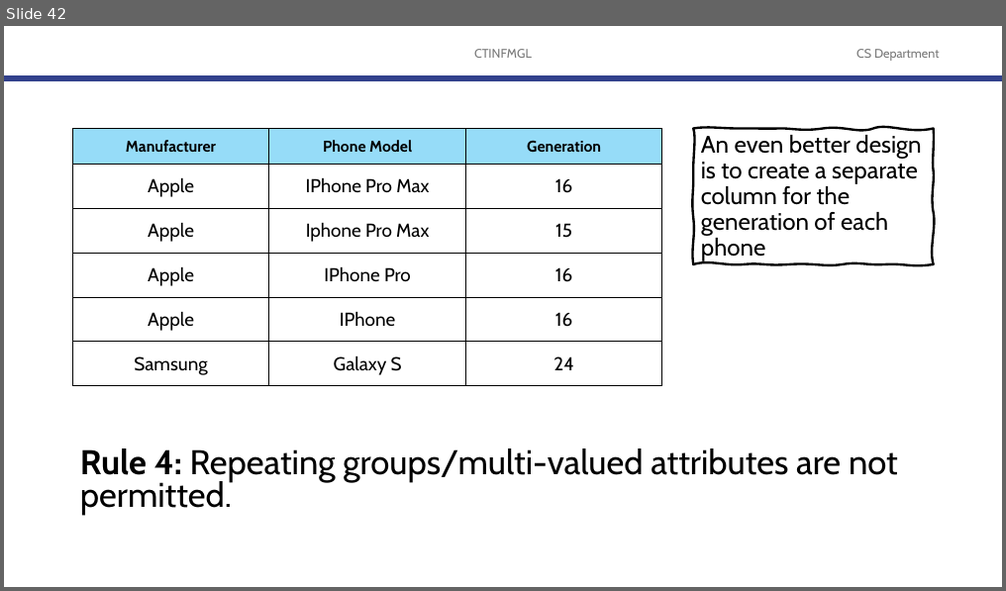
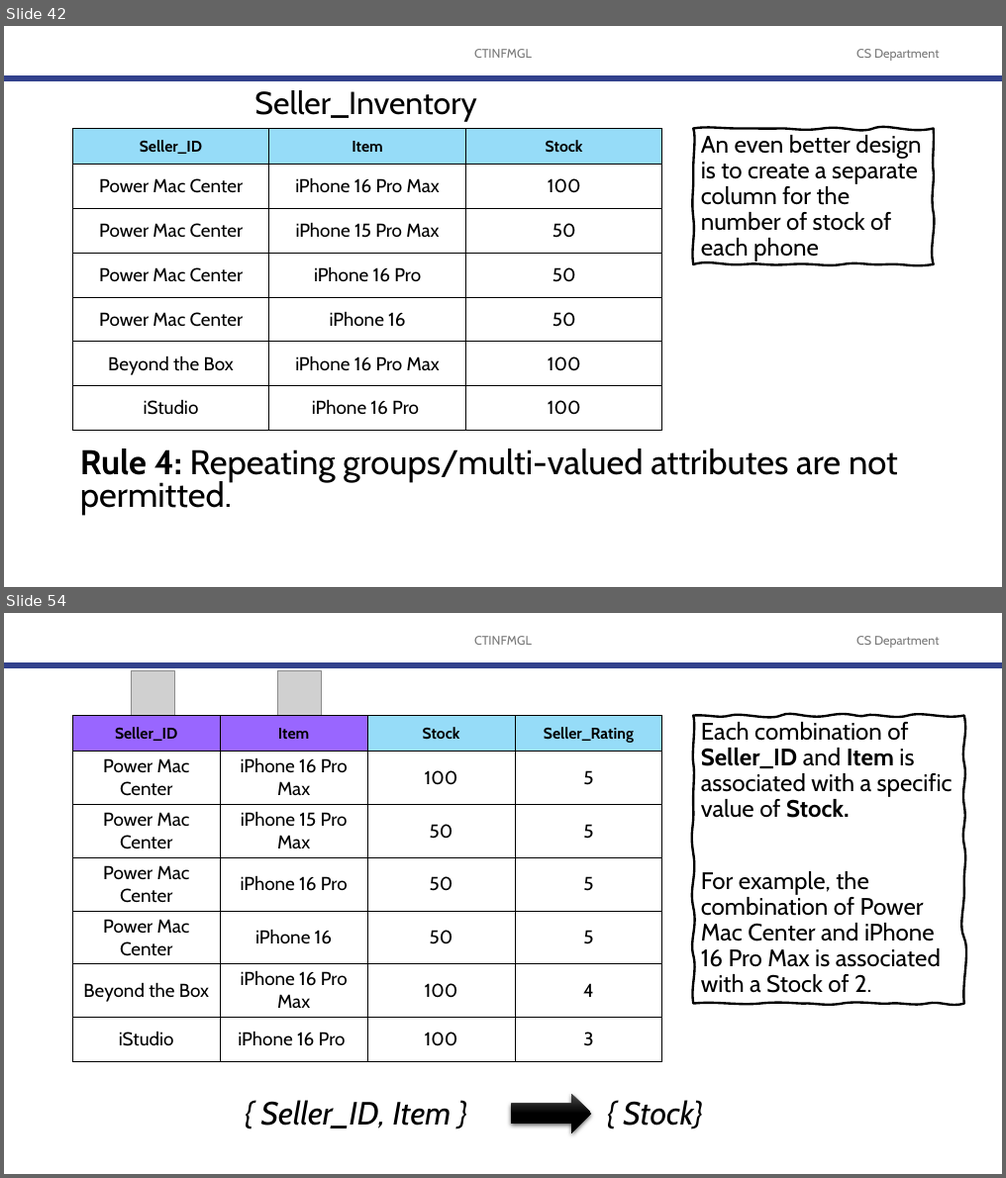
Before and after one commit to robitussin/CTINFMGL, a slide deck: 06 - Normalization of Database Tables/Database Normalization.pptx. Shown one above the other, each under a label of ours: slide 42 before the commit, slides 42 and 54 after it; the slides between them are not shown. The pictures are 1006x591 and 1006x1178 pixels, drawn with LibreOffice and Linux fonts; fonts in the diff are those of the drawing; grey boxes stand for pictures; background and template pictures are left out. Boxes give left, top, right and bottom in pixels: in the first picture for what was removed or moved away, otherwise in the second. Text is boxed around its words. In the diff, an @@ line names an element or a change of style, - is before the commit and + after.

```diff
--- a/06 - Normalization of Database Tables/Database Normalization.pptx
+++ b/06 - Normalization of Database Tables/Database Normalization.pptx
@@ slide 54 added at (4,613,1002,1174), background #FFFFFF; not listed: 3 template elements that a slide beside it also shows @@
@@ picture added at (131,671,174,716) @@
@@ picture added at (277,671,322,716) @@
@@ table added at (73,716,662,1058), 7 rows, 4 columns @@
+Seller_ID | Item | Stock | Seller_Rating
+Power Mac Center | iPhone 16 Pro Max | 100 | 5
+Power Mac Center | iPhone 15 Pro Max | 50 | 5
+Power Mac Center | iPhone 16 Pro | 50 | 5
+Power Mac Center | iPhone 16 | 50 | 5
+Beyond the Box | iPhone 16 Pro Max | 100 | 4
+iStudio | iPhone 16 Pro | 100 | 3
@@ freeform shape added at (693,716,964,1004), outline #000000 2.25 pt, 23 pt, text #000000 @@
+Each combination of Seller_ID and Item is associated with a specific value of Stock.
+For example, the combination of Power Mac Center and iPhone 16 Pro Max is associated with a Stock of 2.
@@ text added at (261,1100,451,1129), 31 pt, text #000000, italic @@
+{ Seller_ID, Item }
@@ right arrow added at (512,1094,592,1134), fill gradient #4B4B4B to #000000 @@
@@ text added at (623,1100,702,1130), 31 pt, text #000000, italic @@
+{ Stock}
@@ slide 42 changed as well @@
@@ text added at (254,90,476,121), 30.5 pt, text #000000 @@
+Seller_Inventory
@@ table at (73,129,663,431) @@
-row 1: Manufacturer | Phone Model | Generation
-row 2: Apple | IPhone Pro Max | 16
-row 3: Apple | Iphone Pro Max | 15
-row 4: Apple | IPhone Pro | 16
-row 5: Apple | IPhone | 16
-row 6: Samsung | Galaxy S | 24
+row 1: Seller_ID | Item | Stock
+row 2: Power Mac Center | iPhone 16 Pro Max | 100
+row 3: Power Mac Center | iPhone 15 Pro Max | 50
+row 4: Power Mac Center | iPhone 16 Pro | 50
+row 5: Power Mac Center | iPhone 16 | 50
+row 6: Beyond the Box | iPhone 16 Pro Max | 100
+row 7: iStudio | iPhone 16 Pro | 100
@@ text in freeform shape at (701,135,921,262): text changed @@
-An even better design is to create a separate column for the generation of each phone
+An even better design is to create a separate column for the number of stock of each phone
```
Also in this commit, not shown: 10 other slides changed, 50 other slides added.
